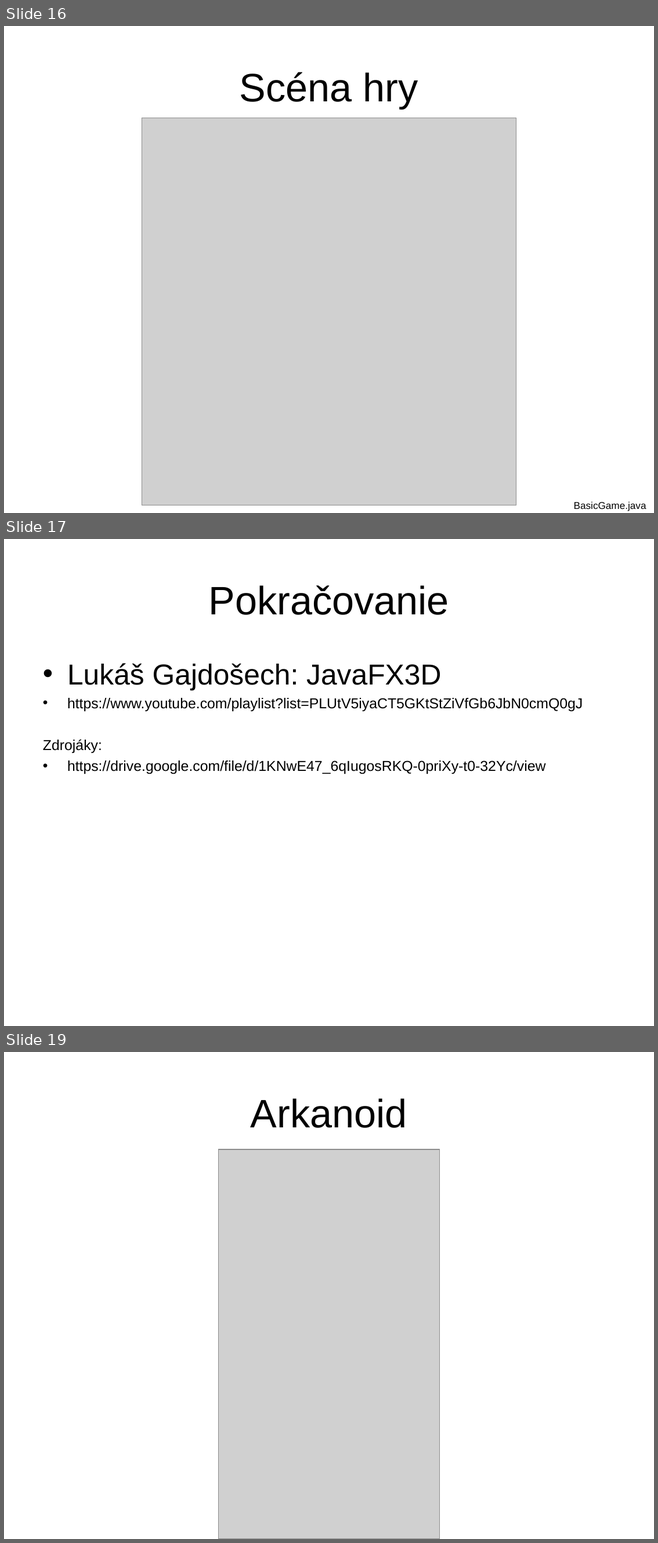
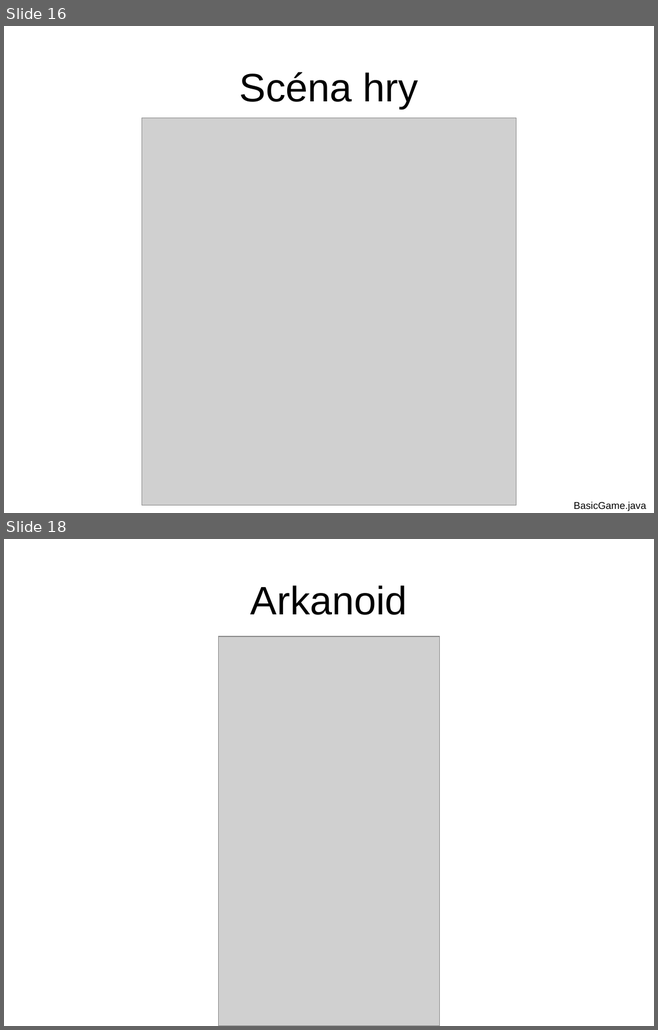
Before and after one commit to Programovanie4/Prednasky, a slide deck: 12/12_java.ppt. Shown one above the other, each under a label of ours: slides 16, 17 and 19 before the commit, slides 16 and 18 after it; the slides between them are not shown. The pictures are 658x1543 and 658x1030 pixels, drawn with LibreOffice and Linux fonts; fonts in the diff are those of the drawing; grey boxes stand for pictures. Boxes give left, top, right and bottom in pixels: in the first picture for what was removed or moved away, otherwise in the second. Text is boxed around its words. In the diff, an @@ line names an element or a change of style, - is before the commit and + after.

```diff
--- a/12/12_java.ppt
+++ b/12/12_java.ppt
@@ slide 17 removed at (x1=4, y1=539, x2=654, y2=1026), background #FFFFFF @@
@@ title removed at (x1=208, y1=585, x2=449, y2=615) @@
-Pokračovanie
@@ text removed at (x1=43, y1=663, x2=582, y2=774) @@
-• Lukáš Gajdošech: JavaFX3D
-• https://www.youtube.com/playlist?list=PLUtV5iyaCT5GKtStZiVfGb6JbN0cmQ0gJ
-Zdrojáky:
-• https://drive.google.com/file/d/1KNwE47_6qIugosRKQ-0priXy-t0-32Yc/view
@@ what was slide 19 is now slide 18 @@
```
Also in this commit, not shown: 2 slides changed, 1 other slide removed, 4 other files.
